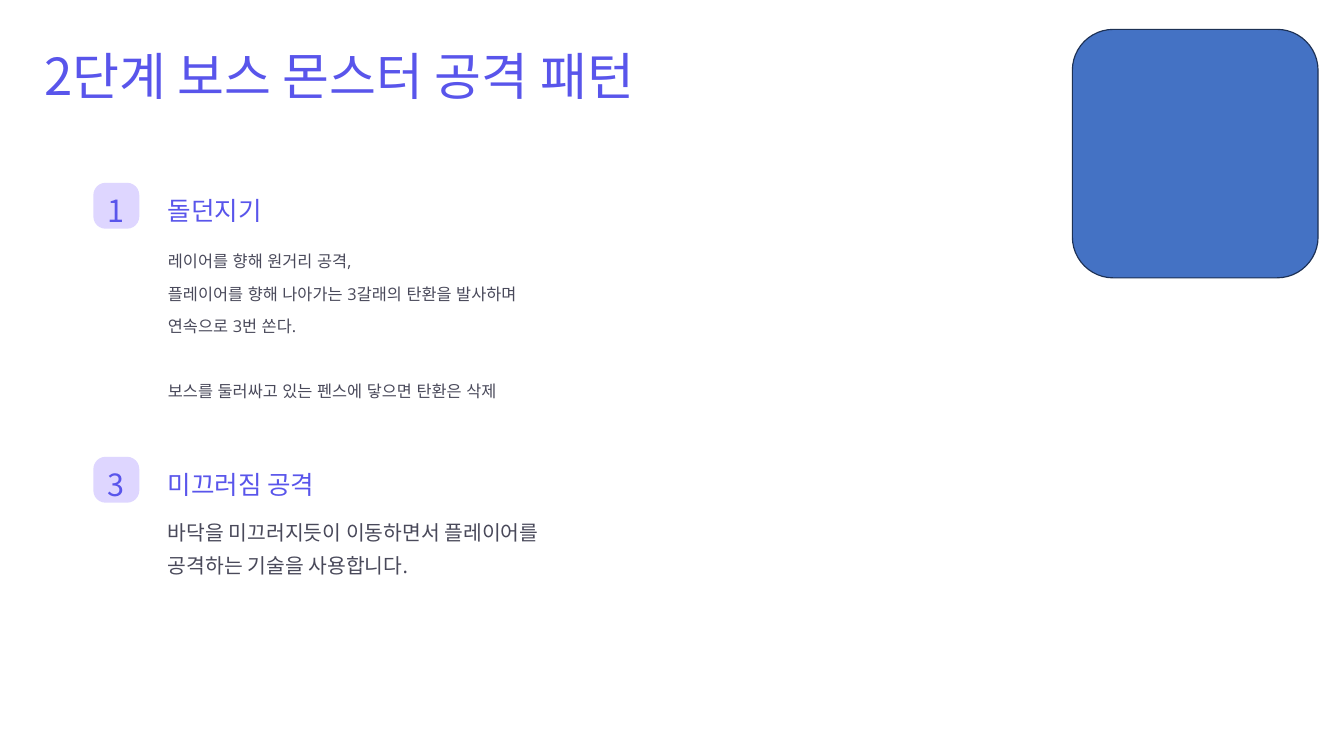
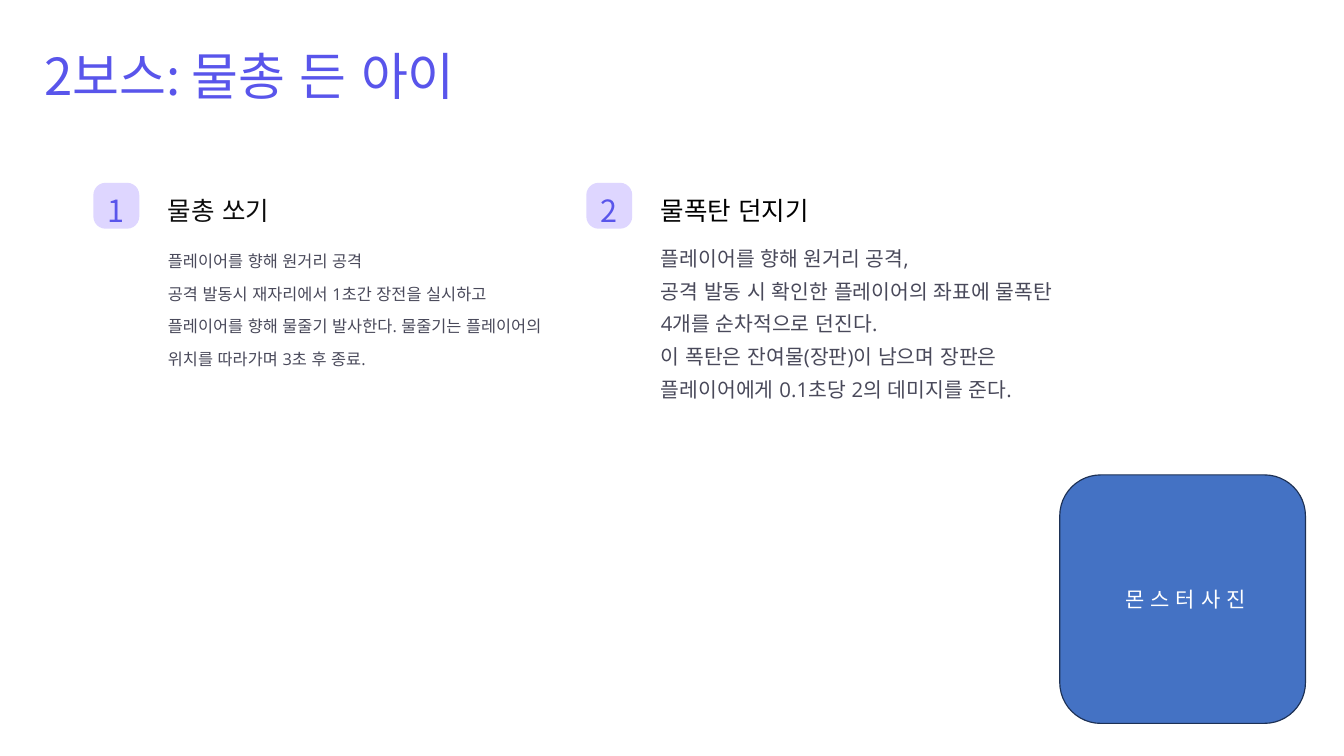
Before and after one commit to sms3072/wepatens, a slide deck: slide 3 of contents/동물서바이벌/보스 컨셉_패턴용.pptx. Drawn at 1344x756 pixels with LibreOffice and Linux fonts; fonts in the diff are those of the drawing. Boxes give left, top, right and bottom in pixels: in the first picture for what was removed or moved away, otherwise in the second. Text is boxed around its words. In the diff, an @@ line names an element or a change of style, - is before the commit and + after.

```diff
--- a/contents/동물서바이벌/보스 컨셉_패턴용.pptx
+++ b/contents/동물서바이벌/보스 컨셉_패턴용.pptx
@@ rounded rectangle removed at box(1073, 29, 1318, 278) @@
@@ text at box(44, 52, 455, 99): text changed @@
-2단계 보스 몬스터 공격 패턴
+2보스: 물총 든 아이
@@ text at box(168, 198, 269, 222): text changed; font Noto Sans CJK KR to Calibri; text colour #5955EB to #0D0D0D @@
-돌던지기
+물총 쏘기
@@ rounded rectangle: place and size @@
-rounded rectangle at box(93, 457, 139, 503)
+rounded rectangle at box(586, 183, 633, 229)
@@ text added at box(601, 199, 618, 230), 26.2 pt, text #5955EB @@
+2
@@ text added at box(661, 199, 808, 222), 21.9 pt, text #000000 @@
+물폭탄 던지기
@@ text at box(168, 253, 541, 367): text changed @@
-레이어를 향해 원거리 공격,
-플레이어를 향해 나아가는 3갈래의 탄환을 발사하며 연속으로 3번 쏜다.
-보스를 둘러싸고 있는 펜스에 닿으면 탄환은 삭제
+플레이어를 향해 원거리 공격
+공격 발동시 재자리에서 1초간 장전을 실시하고 플레이어를 향해 물줄기 발사한다. 물줄기는 플레이어의 위치를 따라가며 3초 후 종료.
@@ text at box(661, 249, 1052, 399): text changed @@
-바닥을 미끄러지듯이 이동하면서 플레이어를 공격하는 기술을 사용합니다.
+플레이어를 향해 원거리 공격,
+공격 발동 시 확인한 플레이어의 좌표에 물폭탄 4개를 순차적으로 던진다.
+이 폭탄은 잔여물(장판)이 남으며 장판은 플레이어에게 0.1초당 2의 데미지를 준다.
@@ text removed at box(108, 473, 125, 504) @@
-3
@@ text removed at box(168, 473, 314, 496) @@
-미끄러짐 공격
@@ rounded rectangle added at box(1060, 475, 1305, 723), fill #4472C4, outline #1E3256 1 pt, 18 pt, text #FFFFFF @@
+몬 스 터 사 진
```
Also in this commit, not shown: 9 other slides changed, 1 slide added, 1 slide removed, 4 other files.
